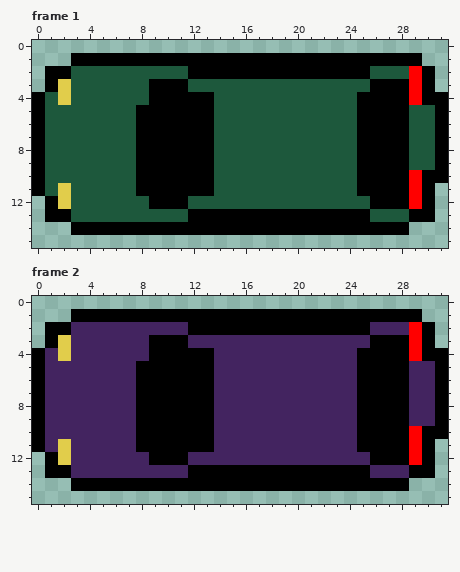
File history of a pixel-art file, car.aseprite. That is the earlier state.
32x16 pixels, 2 frames. Shown: frame 1, frame 2.
After the commit:
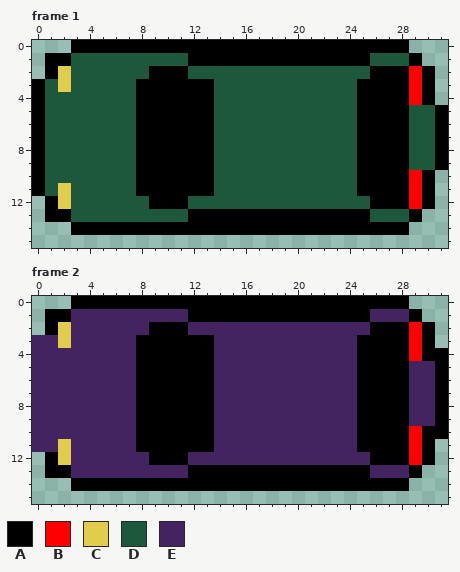
Palette (. is transparent): A #000000  B #ff0000  C #e1cd4b  D #1d583c  E #432460
Diff:
Frame 1:
y 0: x 3..28 .......................... -> AAAAAAAAAAAAAAAAAAAAAAAAAA
y 1: x 1..11 ..AAAAAAAAA -> AADDDDDDDDD; x 26..28 AAA -> DDD
y 2: x 2 A -> C; x 9..28 DDDAAAAAAAAAAAAAADDD -> AAADDDDDDDDDDDDDDAAA
y 3: x 0..1 .A -> AD; x 8 D -> A; x 12..13 DD -> AA; x 25 D -> A
y 4: x 2 C -> D; x 8 D -> A; x 31 A -> .
y 10: x 31 A -> .
y 13: x 30 A -> .
Frame 2:
y 0: x 3..28 .......................... -> AAAAAAAAAAAAAAAAAAAAAAAAAA
y 1: x 1..11 ..AAAAAAAAA -> AAEEEEEEEEE; x 26..28 AAA -> EEE
y 2: x 2 A -> C; x 9..28 EEEAAAAAAAAAAAAAAEEE -> AAAEEEEEEEEEEEEEEAAA
y 3: x 0..1 .A -> EE; x 8 E -> A; x 12..13 EE -> AA; x 25 E -> A
y 4: x 0 A -> E; x 2 C -> E; x 8 E -> A
y 5..11: x 0 A -> E
y 13: x 30 A -> .
